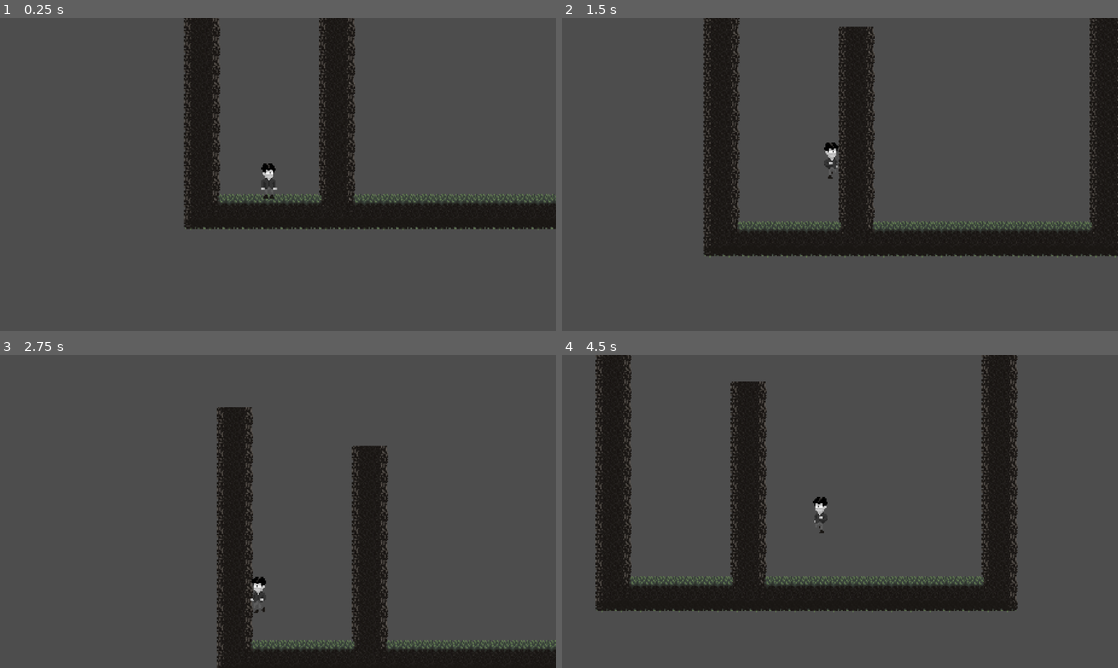
Above: before the commit, frames 1-4 (two rows, left to right).
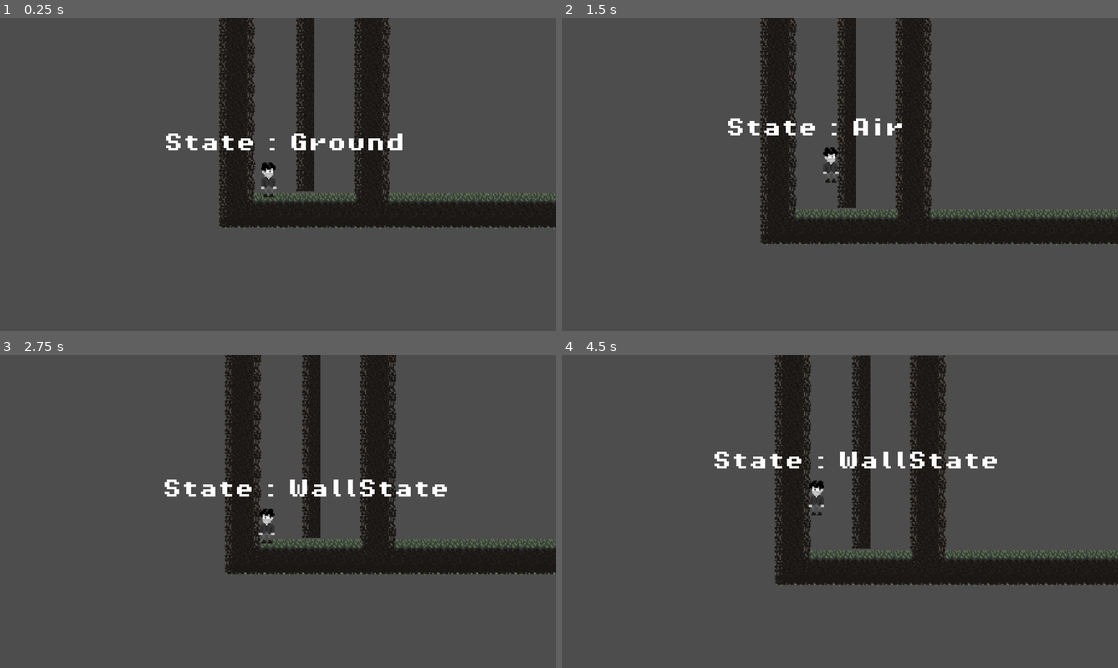
Above: after the commit, the same moments.

Repository: Sarcafl/CaveGame
Game: Godot game, scene res://Scenes/GameNameTeamAlfieJuniperFlorin.tscn
Two runs of this game, one before a commit and one after it. Both use one fixed random seed, a clock stepped at 60 frames per second and the inputs below.
Inputs:
- Up to frame 1 (0.25 s): no input
- Up to frame 2 (1.5 s): hold Space (jump) 0.53-1.28 s; hold D (right) from 0.53 s (still down); tap Space (jump) at 1.35 s
- Up to frame 3 (2.75 s): tap Space (jump) at 1.52, 1.82 s; release D (right) at 2.03 s; hold A (left) from 2.03 s (still down); hold Space (jump) from 2.03 s (still down)
- Up to frame 4 (4.5 s): release A (left) at 2.78 s; release Space (jump) at 2.78 s; hold D (right) 2.78-4.28 s; tap Space (jump) at 2.85, 3.02, 3.32, 4.35 s; hold Space (jump) 3.53-4.28 s; hold A (left) from 4.28 s (still down)

The runs differ from the first frame. In frame 1, 17% of the frame differs, in the area x 29-100%, y 0-68%; in frame 2, 23%; in frame 3, 19%; in frame 4, 33%, in the area x 6-100%, y 0-83%.

Commit message:
updated scripts and added states to allow easy implementation of further functions
V2

Diff:
--- a/Scenes/GameNameTeamAlfieJuniperFlorin.tscn
+++ b/Scenes/GameNameTeamAlfieJuniperFlorin.tscn
@@ -152,7 +152,7 @@
 
 [node name="Guy" parent="." instance=ExtResource("1_dtvtn")]
 z_index = 10
-position = Vector2(-204, 5)
+position = Vector2(-233, 8)
 
 [node name="Camera2D" type="Camera2D" parent="Guy"]
 position = Vector2(8, -4)
@@ -172,4 +172,4 @@
 position = Vector2(-3, -30)
 tile_set = SubResource("TileSet_klpgq")
 format = 2
-layer_0/tile_data = PackedInt32Array(327666, 65536, 2, 32766 …(2169 unchanged characters)…  0, -983039, 65536, 0, -983038, 65536, 0)
+layer_0/tile_data = PackedInt32Array(327666, 65536, 2, 32766 …(2169 unchanged characters)…  0, -983039, 65536, 0, -983038, 65536, 0, -1376272, 131072, 1, -1310736, 131072, 1, -1245200, 131072, 1, -1179664, 131072, 1, -1114128, 131072, 1, -1048592, 131072, 1, -983056, 131072, 1, -917520, 131072, 1, -851984, 131072, 1, -786448, 131072, 1, -720912, 131072, 1, -655376, 131072, 1, -589840, 131072, 1, -1376273, 0, 1, -1310737, 0, 1, -1245201, 0, 1, -1179665, 0, 1, -1114129, 0, 1, -1048593, 0, 1, -983057, 0, 1, -917521, 0, 1, -851985, 0, 1, -786449, 0, 1, -720913, 0, 1, -655377, 0, 1, -589841, 0, 1, 196595, 0, 1, 131059, 0, 1, 65523, 0, 1, -13, 0, 1, -65549, 0, 1, -131085, 0, 1, -196621, 0, 1, -262157, 0, 1, -327693, 0, 1, -393229, 0, 1)
--- a/Scenes/ambience.tscn
+++ b/Scenes/ambience.tscn
@@ -4,4 +4,5 @@
 
 [node name="Ambience" type="AudioStreamPlayer2D"]
 stream = ExtResource("1_iouhp")
+autoplay = true
 bus = &"Music"
--- a/Scenes/guy.tscn
+++ b/Scenes/guy.tscn
@@ -1,82 +1,301 @@
-[gd_scene load_steps=13 format=3 uid="uid://d3ve7kcm0tm6g"]
-
-[ext_resource type="Script" path="res://Scripts/CharacterBody2D.gd" id="1_dynfw"]
+[gd_scene load_steps=32 format=3 uid="uid://d3ve7kcm0tm6g"]
+
+[ext_resource type="Script" path="res://Scripts/Character/CharacterBody2D.gd" id="1_otn7k"]
 [ext_resource type="Texture2D" uid="uid://2n7qfjnjp63p" path="res://Assets/Jupiner/CaveGuy-Sheet01.png" id="2_mjtcg"]
+[ext_resource type="Script" path="res://Scripts/Character/CharacterStateMachine.gd" id="3_y0naq"]
+[ext_resource type="Script" path="res://Scripts/Character/GroundState.gd" id="4_dofl7"]
+[ext_resource type="Script" path="res://Scripts/Character/AirState.gd" id="5_6qxo7"]
+[ext_resource type="Script" path="res://Scripts/Character/WallState.gd" id="6_2iwsb"]
+[ext_resource type="Script" path="res://Scripts/Character/LandingState.gd" id="6_dhaj2"]
+[ext_resource type="FontFile" uid="uid://c848rr8k6es68" path="res://Assets/Font/PixelOperator8-Bold.ttf" id="7_qms2i"]
+[ext_resource type="Script" path="res://Scripts/Character/StateDebugLabel.gd" id="7_qs0tf"]
 
 [sub_resource type="RectangleShape2D" id="RectangleShape2D_mwxqy"]
 size = Vector2(13, 25.5)
 
-[sub_resource type="AtlasTexture" id="AtlasTexture_bdeyt"]
-atlas = ExtResource("2_mjtcg")
-region = Rect2(0, 0, 16, 32)
-
-[sub_resource type="AtlasTexture" id="AtlasTexture_f40qw"]
-atlas = ExtResource("2_mjtcg")
-region = Rect2(16, 0, 16, 32)
-
-[sub_resource type="AtlasTexture" id="AtlasTexture_0rsyl"]
-atlas = ExtResource("2_mjtcg")
-region = Rect2(32, 0, 16, 32)
-
-[sub_resource type="AtlasTexture" id="AtlasTexture_ew80d"]
-atlas = ExtResource("2_mjtcg")
-region = Rect2(48, 0, 16, 32)
-
-[sub_resource type="AtlasTexture" id="AtlasTexture_thb04"]
-atlas = ExtResource("2_mjtcg")
-region = Rect2(64, 0, 16, 32)
-
-[sub_resource type="AtlasTexture" id="AtlasTexture_u8vcd"]
-atlas = ExtResource("2_mjtcg")
-region = Rect2(80, 0, 16, 32)
-
-[sub_resource type="AtlasTexture" id="AtlasTexture_dc20v"]
-atlas = ExtResource("2_mjtcg")
-region = Rect2(96, 0, 16, 32)
-
-[sub_resource type="AtlasTexture" id="AtlasTexture_fgnwh"]
-atlas = ExtResource("2_mjtcg")
-region = Rect2(112, 0, 16, 32)
-
-[sub_resource type="SpriteFrames" id="SpriteFrames_4vrru"]
-animations = [{
-"frames": [{
-"duration": 1.0,
-"texture": SubResource("AtlasTexture_bdeyt")
-}, {
-"duration": 1.0,
-"texture": SubResource("AtlasTexture_f40qw")
-}, {
-"duration": 1.0,
-"texture": SubResource("AtlasTexture_0rsyl")
-}, {
-"duration": 1.0,
-"texture": SubResource("AtlasTexture_ew80d")
-}],
-"loop": true,
-"name": &"idle",
-"speed": 8.0
-}, {
-"frames": [{
-"duration": 1.0,
-"texture": SubResource("AtlasTexture_thb04")
-}, {
-"duration": 1.0,
-"texture": SubResource("AtlasTexture_u8vcd")
-}, {
-"duration": 1.0,
-"texture": SubResource("AtlasTexture_dc20v")
-}, {
-"duration": 1.0,
-"texture": SubResource("AtlasTexture_fgnwh")
-}],
-"loop": true,
-"name": &"walk",
-"speed": 12.0
-}]
+[sub_resource type="Animation" id="Animation_jrm8c"]
+resource_name = "walk"
+length = 0.4
+loop_mode = 1
+tracks/0/type = "value"
+tracks/0/imported = false
+tracks/0/enabled = true
+tracks/0/path = NodePath("Sprite2D:texture")
+tracks/0/interp = 1
+tracks/0/loop_wrap = true
+tracks/0/keys = {
+"times": PackedFloat32Array(0),
+"transitions": PackedFloat32Array(1),
+"update": 1,
+"values": [ExtResource("2_mjtcg")]
+}
+tracks/1/type = "value"
+tracks/1/imported = false
+tracks/1/enabled = true
+tracks/1/path = NodePath("Sprite2D:hframes")
+tracks/1/interp = 1
+tracks/1/loop_wrap = true
+tracks/1/keys = {
+"times": PackedFloat32Array(0),
+"transitions": PackedFloat32Array(1),
+"update": 1,
+"values": [8]
+}
+tracks/2/type = "value"
+tracks/2/imported = false
+tracks/2/enabled = true
+tracks/2/path = NodePath("Sprite2D:frame")
+tracks/2/interp = 1
+tracks/2/loop_wrap = true
+tracks/2/keys = {
+"times": PackedFloat32Array(0, 0.1, 0.2, 0.3),
+"transitions": PackedFloat32Array(1, 1, 1, 1),
+"update": 1,
+"values": [4, 5, 6, 7]
+}
+
+[sub_resource type="Animation" id="Animation_gbbu6"]
+length = 0.001
+tracks/0/type = "value"
+tracks/0/imported = false
+tracks/0/enabled = true
+tracks/0/path = NodePath("Sprite2D:frame")
+tracks/0/interp = 1
+tracks/0/loop_wrap = true
+tracks/0/keys = {
+"times": PackedFloat32Array(0),
+"transitions": PackedFloat32Array(1),
+"update": 1,
+"values": [0]
+}
+
+[sub_resource type="Animation" id="Animation_a227q"]
+resource_name = "idle"
+length = 0.4
+loop_mode = 1
+tracks/0/type = "value"
+tracks/0/imported = false
+tracks/0/enabled = true
+tracks/0/path = NodePath("Sprite2D:texture")
+tracks/0/interp = 1
+tracks/0/loop_wrap = true
+tracks/0/keys = {
+"times": PackedFloat32Array(0),
+"transitions": PackedFloat32Array(1),
+"update": 1,
+"values": [ExtResource("2_mjtcg")]
+}
+tracks/1/type = "value"
+tracks/1/imported = false
+tracks/1/enabled = true
+tracks/1/path = NodePath("Sprite2D:hframes")
+tracks/1/interp = 1
+tracks/1/loop_wrap = true
+tracks/1/keys = {
+"times": PackedFloat32Array(0),
+"transitions": PackedFloat32Array(1),
+"update": 1,
+"values": [8]
+}
+tracks/2/type = "value"
+tracks/2/imported = false
+tracks/2/enabled = true
+tracks/2/path = NodePath("Sprite2D:frame")
+tracks/2/interp = 1
+tracks/2/loop_wrap = true
+tracks/2/keys = {
+"times": PackedFloat32Array(0, 0.1, 0.2, 0.3),
+"transitions": PackedFloat32Array(1, 1, 1, 1),
+"update": 1,
+"values": [0, 1, 2, 3]
+}
+
+[sub_resource type="Animation" id="Animation_tnqte"]
+resource_name = "landing"
+length = 0.1
+tracks/0/type = "value"
+tracks/0/imported = false
+tracks/0/enabled = true
+tracks/0/path = NodePath("Sprite2D:hframes")
+tracks/0/interp = 1
+tracks/0/loop_wrap = true
+tracks/0/keys = {
+"times": PackedFloat32Array(0),
+"transitions": PackedFloat32Array(1),
+"update": 1,
+"values": [8]
+}
+tracks/1/type = "value"
+tracks/1/imported = false
+tracks/1/enabled = true
+tracks/1/path = NodePath("Sprite2D:frame")
+tracks/1/interp = 1
+tracks/1/loop_wrap = true
+tracks/1/keys = {
+"times": PackedFloat32Array(0),
+"transitions": PackedFloat32Array(1),
+"update": 1,
+"values": [3]
+}
+tracks/2/type = "value"
+tracks/2/imported = false
+tracks/2/enabled = true
+tracks/2/path = NodePath("Sprite2D:texture")
+tracks/2/interp = 1
+tracks/2/loop_wrap = true
+tracks/2/keys = {
+"times": PackedFloat32Array(0),
+"transitions": PackedFloat32Array(1),
+"update": 1,
+"values": [ExtResource("2_mjtcg")]
+}
+
+[sub_resource type="Animation" id="Animation_vufhs"]
+resource_name = "jump"
+tracks/0/type = "value"
+tracks/0/imported = false
+tracks/0/enabled = true
+tracks/0/path = NodePath("Sprite2D:texture")
+tracks/0/interp = 1
+tracks/0/loop_wrap = true
+tracks/0/keys = {
+"times": PackedFloat32Array(0, 0.0001),
+"transitions": PackedFloat32Array(1, 1),
+"update": 1,
+"values": [ExtResource("2_mjtcg"), ExtResource("2_mjtcg")]
+}
+tracks/1/type = "value"
+tracks/1/imported = false
+tracks/1/enabled = true
+tracks/1/path = NodePath("Sprite2D:hframes")
+tracks/1/interp = 1
+tracks/1/loop_wrap = true
+tracks/1/keys = {
+"times": PackedFloat32Array(0),
+"transitions": PackedFloat32Array(1),
+"update": 1,
+"values": [8]
+}
+tracks/2/type = "value"
+tracks/2/imported = false
+tracks/2/enabled = true
+tracks/2/path = NodePath("Sprite2D:frame")
+tracks/2/interp = 1
+tracks/2/loop_wrap = true
+tracks/2/keys = {
+"times": PackedFloat32Array(0),
+"transitions": PackedFloat32Array(1),
+"update": 1,
+"values": [3]
+}
+
+[sub_resource type="Animation" id="Animation_7153a"]
+resource_name = "jump"
+tracks/0/type = "value"
+tracks/0/imported = false
+tracks/0/enabled = true
+tracks/0/path = NodePath("Sprite2D:texture")
+tracks/0/interp = 1
+tracks/0/loop_wrap = true
+tracks/0/keys = {
+"times": PackedFloat32Array(0, 0.0001),
+"transitions": PackedFloat32Array(1, 1),
+"update": 1,
+"values": [ExtResource("2_mjtcg"), ExtResource("2_mjtcg")]
+}
+tracks/1/type = "value"
+tracks/1/imported = false
+tracks/1/enabled = true
+tracks/1/path = NodePath("Sprite2D:hframes")
+tracks/1/interp = 1
+tracks/1/loop_wrap = true
+tracks/1/keys = {
+"times": PackedFloat32Array(0),
+"transitions": PackedFloat32Array(1),
+"update": 1,
+"values": [8]
+}
+tracks/2/type = "value"
+tracks/2/imported = false
+tracks/2/enabled = true
+tracks/2/path = NodePath("Sprite2D:frame")
+tracks/2/interp = 1
+tracks/2/loop_wrap = true
+tracks/2/keys = {
+"times": PackedFloat32Array(0),
+"transitions": PackedFloat32Array(1),
+"update": 1,
+"values": [3]
+}
+
+[sub_resource type="AnimationLibrary" id="AnimationLibrary_md1y4"]
+_data = {
+"RESET": SubResource("Animation_gbbu6"),
+"double_jump": SubResource("Animation_7153a"),
+"idle": SubResource("Animation_a227q"),
+"jump": SubResource("Animation_vufhs"),
+"landing": SubResource("Animation_tnqte"),
+"walk": SubResource("Animation_jrm8c")
+}
+
+[sub_resource type="AnimationNodeAnimation" id="AnimationNodeAnimation_dx5v7"]
+animation = &"idle"
+
+[sub_resource type="AnimationNodeAnimation" id="AnimationNodeAnimation_o1bhu"]
+animation = &"walk"
+
+[sub_resource type="AnimationNodeAnimation" id="AnimationNodeAnimation_b5fut"]
+animation = &"walk"
+
+[sub_resource type="AnimationNodeBlendSpace1D" id="AnimationNodeBlendSpace1D_4npdj"]
+blend_point_0/node = SubResource("AnimationNodeAnimation_dx5v7")
+blend_point_0/pos = 0.0
+blend_point_1/node = SubResource("AnimationNodeAnimation_o1bhu")
+blend_point_1/pos = 1.0
+blend_point_2/node = SubResource("AnimationNodeAnimation_b5fut")
+blend_point_2/pos = -1.0
+blend_mode = 1
+
+[sub_resource type="AnimationNodeAnimation" id="AnimationNodeAnimation_nlxr4"]
+animation = &"double_jump"
+
+[sub_resource type="AnimationNodeAnimation" id="AnimationNodeAnimation_4h6q3"]
+animation = &"jump"
+
+[sub_resource type="AnimationNodeAnimation" id="AnimationNodeAnimation_shj22"]
+animation = &"landing"
+
+[sub_resource type="AnimationNodeStateMachineTransition" id="AnimationNodeStateMachineTransition_rlsn3"]
+advance_mode = 2
+
+[sub_resource type="AnimationNodeStateMachineTransition" id="AnimationNodeStateMachineTransition_jf0cl"]
+advance_mode = 2
+
+[sub_resource type="AnimationNodeStateMachineTransition" id="AnimationNodeStateMachineTransition_fpud2"]
+
+[sub_resource type="AnimationNodeStateMachineTransition" id="AnimationNodeStateMachineTransition_rpsld"]
+
+[sub_resource type="AnimationNodeStateMachineTransition" id="AnimationNodeStateMachineTransition_bdbdf"]
+switch_mode = 2
+advance_mode = 2
+
+[sub_resource type="AnimationNodeStateMachineTransition" id="AnimationNodeStateMachineTransition_xb7eu"]
+
+[sub_resource type="AnimationNodeStateMachine" id="AnimationNodeStateMachine_8cdvm"]
+states/Move/node = SubResource("AnimationNodeBlendSpace1D_4npdj")
+states/Move/position = Vector2(420, 100)
+states/Start/position = Vector2(172, 100)
+states/double_jump/node = SubResource("AnimationNodeAnimation_nlxr4")
+states/double_jump/position = Vector2(630, 26)
+states/jump/node = SubResource("AnimationNodeAnimation_4h6q3")
+states/jump/position = Vector2(420, 26)
+states/landing/node = SubResource("AnimationNodeAnimation_shj22")
+states/landing/position = Vector2(630, 100)
+transitions = ["Start", "Move", SubResource("AnimationNodeStateMachineTransition_rlsn3"), "Move", "jump", SubResource("AnimationNodeStateMachineTransition_jf0cl"), "jump", "double_jump", SubResource("AnimationNodeStateMachineTransition_fpud2"), "double_jump", "landing", SubResource("AnimationNodeStateMachineTransition_rpsld"), "landing", "Move", SubResource("AnimationNodeStateMachineTransition_bdbdf"), "jump", "landing", SubResource("AnimationNodeStateMachineTransition_xb7eu")]
+graph_offset = Vector2(-8, -45)
 
 [node name="Guy" type="CharacterBody2D"]
-script = ExtResource("1_dynfw")
+script = ExtResource("1_otn7k")
 
 [node name="CollisionShape2D" type="CollisionShape2D" parent="."]
 visible = false
@@ -94,8 +313,54 @@
 rotation = -1.57079
 target_position = Vector2(2.43187e-05, 11)
 
-[node name="AnimatedSprite2D" type="AnimatedSprite2D" parent="."]
-sprite_frames = SubResource("SpriteFrames_4vrru")
-animation = &"idle"
+[node name="CharacterStateMachine" type="Node" parent="." node_paths=PackedStringArray("character", "animation_tree", "current_state")]
+script = ExtResource("3_y0naq")
+character = NodePath("..")
+animation_tree = NodePath("../AnimationTree")
+current_state = NodePath("Ground")
+
+[node name="Ground" type="Node" parent="CharacterStateMachine" node_paths=PackedStringArray("air_state", "wall_state")]
+script = ExtResource("4_dofl7")
+air_state = NodePath("../Air")
+wall_state = NodePath("../WallState")
+
+[node name="Air" type="Node" parent="CharacterStateMachine" node_paths=PackedStringArray("landing_state", "wall_state")]
+script = ExtResource("5_6qxo7")
+landing_state = NodePath("../Landing")
+wall_state = NodePath("../WallState")
+
+[node name="Landing" type="Node" parent="CharacterStateMachine" node_paths=PackedStringArray("ground_state")]
+script = ExtResource("6_dhaj2")
+ground_state = NodePath("../Ground")
+
+[node name="WallState" type="Node" parent="CharacterStateMachine" node_paths=PackedStringArray("landing_state", "air_state")]
+script = ExtResource("6_2iwsb")
+landing_state = NodePath("../Landing")
+air_state = NodePath("../Air")
+
+[node name="AnimationPlayer" type="AnimationPlayer" parent="."]
+libraries = {
+"": SubResource("AnimationLibrary_md1y4")
+}
 autoplay = "idle"
-frame_progress = 0.889268
+
+[node name="AnimationTree" type="AnimationTree" parent="."]
+tree_root = SubResource("AnimationNodeStateMachine_8cdvm")
+anim_player = NodePath("../AnimationPlayer")
+parameters/Move/blend_position = 0
+
+[node name="Sprite2D" type="Sprite2D" parent="."]
+texture = ExtResource("2_mjtcg")
+hframes = 8
+
+[node name="StateDebugLabel" type="Label" parent="." node_paths=PackedStringArray("state_machine")]
+offset_left = -87.0
+offset_top = -38.0
+offset_right = 9.0
+offset_bottom = -15.0
+theme_override_fonts/font = ExtResource("7_qms2i")
+text = "State: "
+script = ExtResource("7_qs0tf")
+state_machine = NodePath("../CharacterStateMachine")
+
+[connection signal="animation_finished" from="AnimationTree" to="CharacterStateMachine/Landing" method="_on_animation_tree_animation_finished"]
--- /dev/null
+++ b/Scripts/Character/AirState.gd
@@ -0,0 +1,29 @@
+extends State
+
+class_name AirState
+
+@export var landing_state : State
+@export var double_jump_velocity : float = -100
+@export var double_jump_animation : String = "double_jump"
+@export var landing_animation : String = "landing"
+@export var wall_state : State
+var has_double_jumped = false
+
+func state_process(delta):
+	if(character.is_on_floor()):
+		next_state = landing_state
+	if(!character.is_on_floor() and character.is_on_wall()):
+		next_state = wall_state
+func state_input(event : InputEvent):
+	if(event.is_action_pressed("jump") && !has_double_jumped):
+		double_jump()
+
+func on_exit():
+	if(next_state == landing_state):
+		playback.travel(landing_animation)
+		has_double_jumped = false
+
+func double_jump():
+	character.velocity.y = double_jump_velocity
+	playback.travel(double_jump_animation)
+	has_double_jumped = true
--- /dev/null
+++ b/Scripts/Character/CharacterBody2D.gd
@@ -0,0 +1,44 @@
+extends CharacterBody2D
+
+@export var speed : float = 200.0
+@onready var animation_player = $AnimationPlayer
+@onready var sprite : Sprite2D = $Sprite2D
+@onready var animation_tree : AnimationTree = $AnimationTree
+@onready var state_machine = $CharacterStateMachine
+
+
+# Get the gravity from the project settings to be synced with RigidBody nodes.
+var gravity = ProjectSettings.get_setting("physics/2d/default_gravity")
+var direction : Vector2 = Vector2.ZERO
+
+func _ready():
+	animation_tree.active = true
+
+func _physics_process(delta):
+	# Add the gravity.
+	if not is_on_floor():
+		velocity.y += gravity * delta
+
+	# Get the input direction and handle the movement/deceleration.
+	# As good practice, you should replace UI actions with custom gameplay actions.
+	direction = Input.get_vector("left", "right", "jump", "down")
+
+	# Control whether to move or not to move
+	if direction.x != 0 && state_machine.check_if_can_move():
+		velocity.x = direction.x * speed
+		animation_player.play("walk")
+	else:
+		velocity.x = move_toward(velocity.x, 0, speed)
+		animation_player.play("idle")
+	move_and_slide()
+	update_animation_parameters()
+	update_facing_direction()
+
+func update_animation_parameters():
+	animation_tree.set("parameters/Move/blend_position", direction.x)
+
+func update_facing_direction():
+	if direction.x > 0:
+		sprite.flip_h = false
+	elif direction.x < 0:
+		sprite.flip_h = true
--- /dev/null
+++ b/Scripts/Character/CharacterStateMachine.gd
@@ -0,0 +1,43 @@
+extends Node
+
+class_name CharacterStateMachine
+
+@export var character : CharacterBody2D
+@export var animation_tree : AnimationTree
+@export var current_state : State
+
+var states : Array[State]
+
+func _ready():
+	for child in get_children():
+		if(child is State):
+			states.append(child)
+
+			# Set the states up with what they need to function
+			child.character = character
+			child.playback = animation_tree["parameters/playback"]
+
+		else:
+			push_warning("Child " + child.name + " is not a State for CharacterStateMachine")
+
+func _physics_process(delta):
+	if(current_state.next_state != null):
+		switch_states(current_state.next_state)
+
+	current_state.state_process(delta)
+
+func check_if_can_move():
+	return current_state.can_move
+
+
+func switch_states(new_state : State):
+	if(current_state != null):
+		current_state.on_exit()
+		current_state.next_state = null
+
+	current_state = new_state
+
+	current_state.on_enter()
+
+func _input(event : InputEvent):
+	current_state.state_input(event)
--- /dev/null
+++ b/Scripts/Character/GroundState.gd
@@ -0,0 +1,21 @@
+extends State
+
+class_name GroundState
+
+@export var jump_velocity : float = -300.0
+@export var air_state : State
+@export var jump_animation : String = "jump"
+@export var wall_state : State
+func state_process(delta):
+	if(!character.is_on_floor()):
+		next_state = air_state
+	if character.is_on_wall():
+		next_state = wall_state
+func state_input(event : InputEvent):
+	if(event.is_action_pressed("jump")):
+		jump()
+
+func jump():
+	character.velocity.y = jump_velocity
+	next_state = air_state
+	playback.travel(jump_animation)
--- /dev/null
+++ b/Scripts/Character/LandingState.gd
@@ -0,0 +1,11 @@
+extends State
+
+@export var landing_animation_name : String = "landing"
+@export var ground_state : State
+
+func _on_animation_tree_animation_finished(anim_name):
+	if(anim_name == landing_animation_name):
+		next_state = ground_state
+func state_process(delta):
+	if(character.is_on_floor() and !character.is_on_wall()):
+		next_state = ground_state
--- /dev/null
+++ b/Scripts/Character/State.gd
@@ -0,0 +1,21 @@
+extends Node
+
+class_name State
+
+@export var can_move : bool = true
+
+var character : CharacterBody2D
+var playback : AnimationNodeStateMachinePlayback
+var next_state : State
+
+func state_process(delta):
+	pass
+
+func state_input(event : InputEvent):
+	pass
+
+func on_enter():
+	pass
+
+func on_exit():
+	pass
--- /dev/null
+++ b/Scripts/Character/StateDebugLabel.gd
@@ -0,0 +1,7 @@
+extends Label
+
+@export var state_machine : CharacterStateMachine
+
+# Called every frame. 'delta' is the elapsed time since the previous frame.
+func _process(delta):
+	text = "State : " + state_machine.current_state.name
--- /dev/null
+++ b/Scripts/Character/WallState.gd
@@ -0,0 +1,23 @@
+extends State
+@export var wall_jump_velocity : float = -250
+@export var double_jump_animation : String = "double_jump"
+@export var landing_state : State
+@export var air_state : State
+
+var wall_jumped = false
+
+func state_input(event : InputEvent):
+	if event.is_action_pressed("jump"):
+		wall_jump()
+	else:
+		wall_jumped = false
+
+func state_process(delta):
+	if(!character.is_on_floor() or !character.is_on_wall()):
+		next_state = landing_state
+	if(!character.is_on_floor() and character.is_on_wall()):
+		next_state = air_state
+func wall_jump():
+	character.velocity.y = wall_jump_velocity
+	playback.travel(double_jump_animation)
+	wall_jumped = true
--- a/project.godot
+++ b/project.godot
@@ -45,6 +45,12 @@
 , Object(InputEventKey,"resource_local_to_scene":false,"resource_name":"","device":-1,"window_id":0,"alt_pressed":false,"shift_pressed":false,"ctrl_pressed":false,"meta_pressed":false,"pressed":false,"keycode":0,"physical_keycode":4194321,"key_label":0,"unicode":0,"echo":false,"script":null)
 ]
 }
+down={
+"deadzone": 0.5,
+"events": [Object(InputEventKey,"resource_local_to_scene":false,"resource_name":"","device":-1,"window_id":0,"alt_pressed":false,"shift_pressed":false,"ctrl_pressed":false,"meta_pressed":false,"pressed":false,"keycode":0,"physical_keycode":83,"key_label":0,"unicode":115,"echo":false,"script":null)
+, Object(InputEventKey,"resource_local_to_scene":false,"resource_name":"","device":-1,"window_id":0,"alt_pressed":false,"shift_pressed":false,"ctrl_pressed":false,"meta_pressed":false,"pressed":false,"keycode":0,"physical_keycode":4194322,"key_label":0,"unicode":0,"echo":false,"script":null)
+]
+}
 
 [rendering]
 
Not shown, changed: Assets/Alfie Music and sfx/music/ambience_loop.ogg.import
Binary file added: Assets/Font/MinimalPixel v2.ttf
Not shown, added: Assets/Font/MinimalPixel v2.ttf.import
Binary file added: Assets/Font/PixelOperator8-Bold.ttf
Not shown, added: Assets/Font/PixelOperator8-Bold.ttf.import
Binary file added: Assets/Font/PixelOperator8.ttf
Not shown, added: Assets/Font/PixelOperator8.ttf.import
Not shown, added: .gitattributes
Not shown, added: .gitignore
